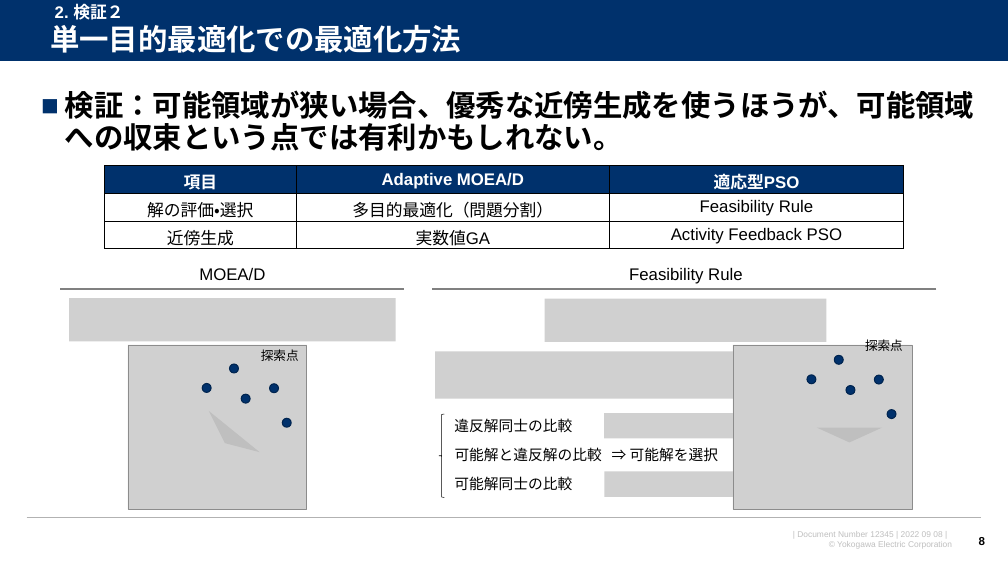
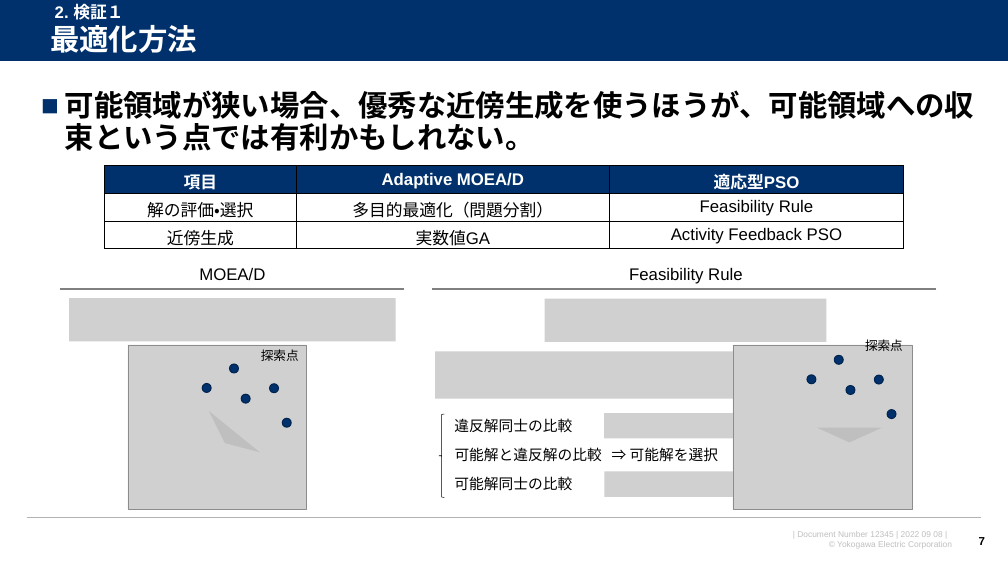
Before and after one commit to watarukumagai-git/opt, a slide deck: slide 7 of opt/220915_スケジューリング問題の検証_rev.0.pptx (slide 8 before the commit). Drawn at 1008x567 pixels with LibreOffice and Linux fonts; fonts in the diff are those of the drawing; grey boxes stand for pictures; background and template pictures are left out. Boxes give left, top, right and bottom in pixels: in the first picture for what was removed or moved away, otherwise in the second. Text is boxed around its words. In the diff, an @@ line names an element or a change of style, - is before the commit and + after.

```diff
--- a/opt/220915_スケジューリング問題の検証_rev.0.pptx
+++ b/opt/220915_スケジューリング問題の検証_rev.0.pptx
@@ title at (x1=50, y1=25, x2=197, y2=53): text changed @@
-単一目的最適化での最適化方法
+最適化方法
@@ text at (x1=55, y1=3, x2=123, y2=20): text changed @@
-2. 検証２
+2. 検証１
@@ text at (x1=65, y1=90, x2=975, y2=151): text changed @@
-■ 検証：可能領域が狭い場合、優秀な近傍生成を使うほうが、可能領域への収束という点では有利かもしれない。
+■ 可能領域が狭い場合、優秀な近傍生成を使うほうが、可能領域への収束という点では有利かもしれない。
@@ page number at (x1=979, y1=537, x2=985, y2=545): text changed @@
-8
+7
```
Also in this commit, not shown: 15 other slides changed, 4 slides added.
